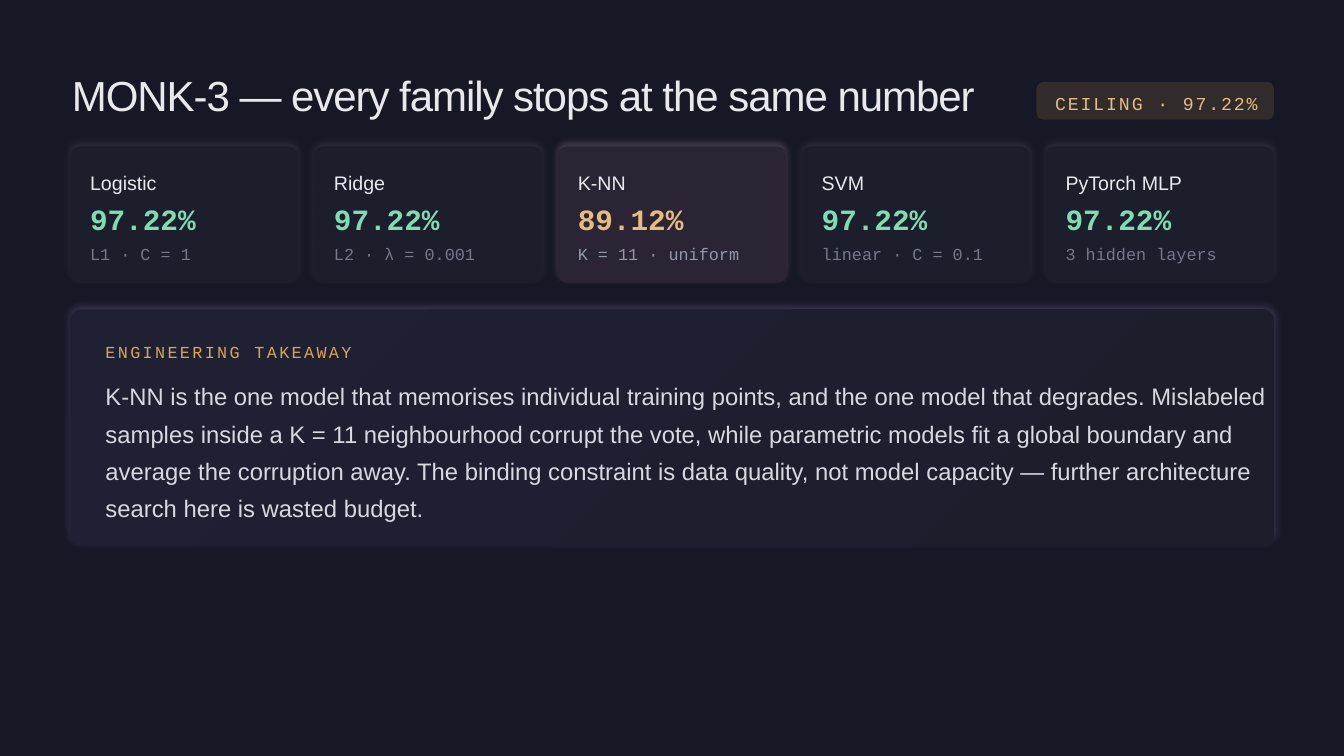
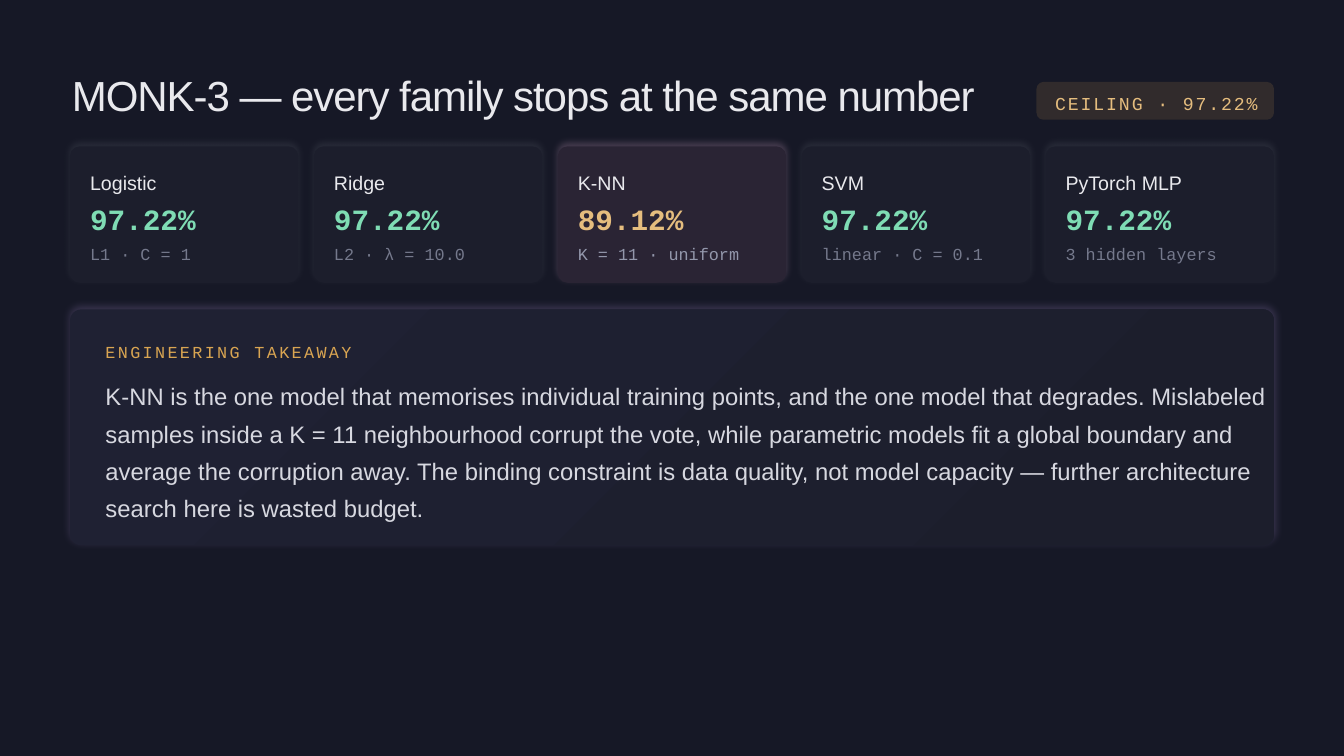
Before and after one commit to iaconoalessandro/ml-cup-2025-regression, a slide deck: slide 7 of presentation/EnSIUMble_ML_Project_2025.pptx. Drawn at 1344x756 pixels with LibreOffice and Linux fonts; fonts in the diff are those of the drawing. Boxes give left, top, right and bottom in pixels: in the first picture for what was removed or moved away, otherwise in the second. Text is boxed around its words. In the diff, an @@ line names an element or a change of style, - is before the commit and + after.

```diff
--- a/presentation/EnSIUMble_ML_Project_2025.pptx
+++ b/presentation/EnSIUMble_ML_Project_2025.pptx
@@ text at box(334, 248, 465, 260): text changed @@
-L2 · λ = 0.001
+L2 · λ = 10.0
```
Also in this commit, not shown: 5 other slides changed, 1 other file.
